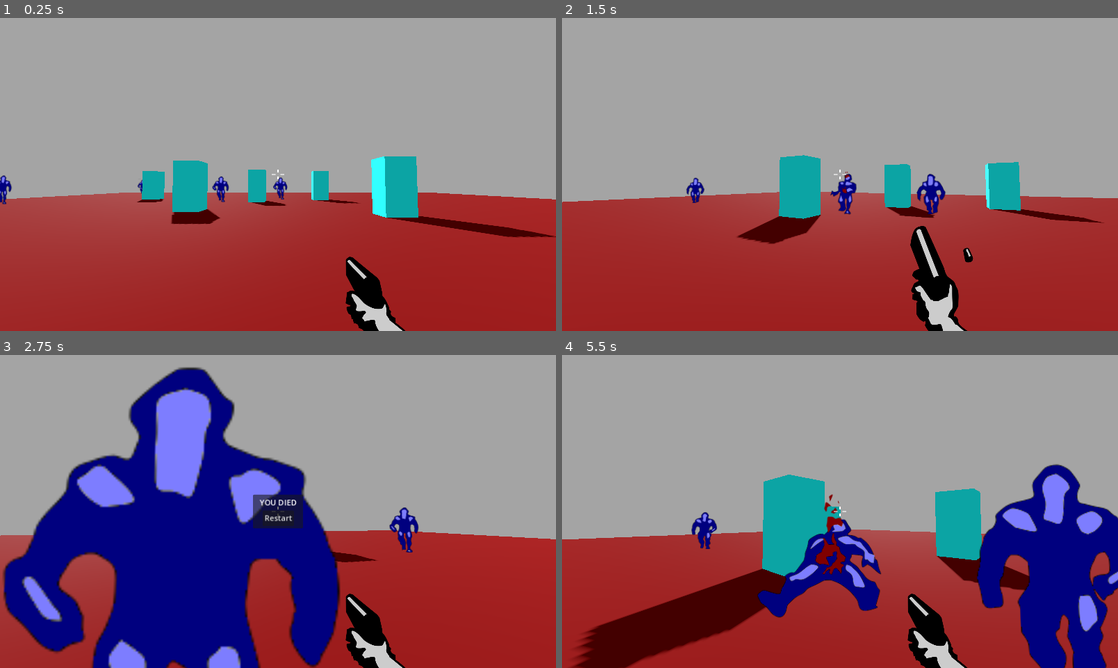
Above: before the commit, frames 1-4 (two rows, left to right).
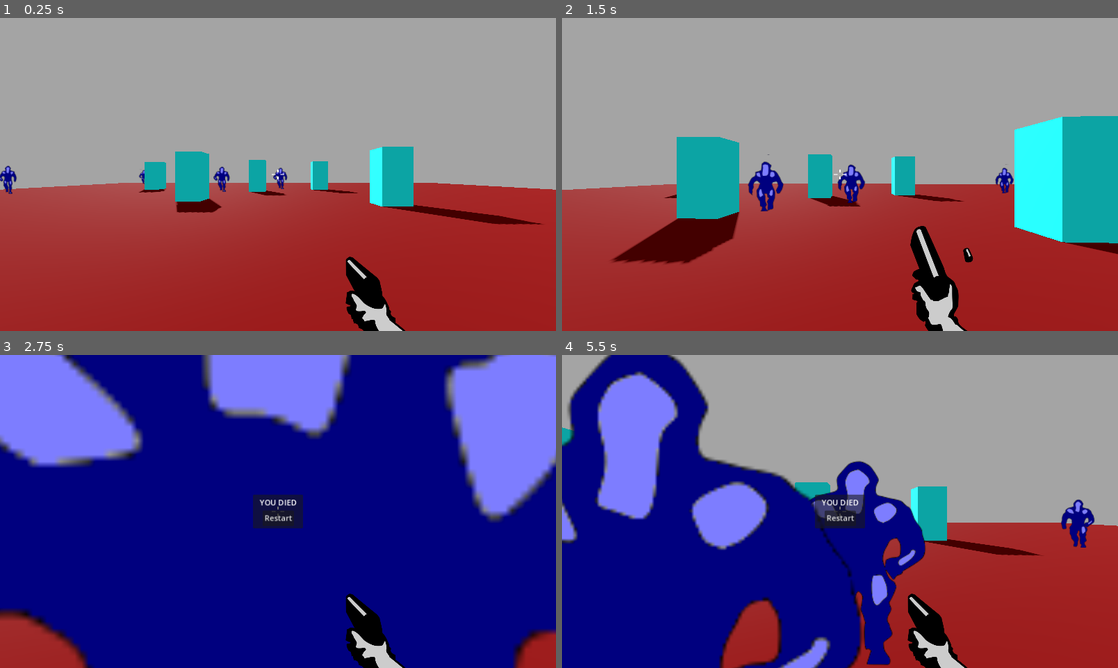
Above: after the commit, the same moments.

Repository: Genussmensch/OTIS
Game: Godot game, scene res://DemoP1.tscn
Same seed, same stepped clock (60 frames per second), same inputs: the game is played once before the commit and once after it.
Inputs (mouse positions are in pixels of both pictures, inside the frame that each line leads up to):
- Up to frame 1 (0.25 s): no input
- Up to frame 2 (1.5 s): move the mouse to (867, 174) at 0.52 s; hold W (move_forwards) from 0.53 s (still down); click (867, 174) at 0.6 s; move the mouse to (812, 174) at 1.27 s; click (812, 174) at 1.35 s
- Up to frame 3 (2.75 s): keep holding W (move_forwards); move the mouse to (289, 505) at 2.02 s; click (289, 505) at 2.1 s
- Up to frame 4 (5.5 s): release W (move_forwards) at 2.75 s; click "Restart" at 2.75 s; move the mouse to (834, 517) at 3.52 s; hold W (move_forwards) from 3.53 s (still down); click (834, 517) at 3.6 s; move the mouse to (878, 514) at 4.27 s; click (878, 514) at 4.35 s; move the mouse to (795, 508) at 5.02 s; click (795, 508) at 5.1 s

The runs differ from the first frame. In frame 1, 6.3% of the frame differs, in the area x 0-100%, y 41-71%; in frame 2, 19%; in frame 3, 71%, in the area x 0-100%, y 0-100%; in frame 4, 56%.

Commit message:
Git
player fixed

Diff:
--- a/Demo.tscn
+++ b/Demo.tscn
@@ -8,7 +8,7 @@
 
 [node name="GridMap" type="GridMap" parent="."]
 mesh_library = ExtResource("1_yqcqa")
+cell_center_y = false
 script = ExtResource("2_606fl")
 
-[node name="Player" parent="GridMap" instance=ExtResource("1_407f6")]
-transform = Transform3D(1, 0, 0, 0, 1, 0, 0, 0, 1, 1, 0.8, 3)
+[node name="Player" parent="." instance=ExtResource("1_407f6")]
--- a/DemoP2.tscn
+++ b/DemoP2.tscn
@@ -28,4 +28,4 @@
 stream = ExtResource("4_7jn62")
 
 [node name="Player" parent="." instance=ExtResource("5_xjkwq")]
-transform = Transform3D(-4.37114e-08, 0, 1, 0, 1, 0, -1, 0, -4.37114e-08, 0, 0, -1.5)
+transform = Transform3D(1, 0, 0, 0, 1, 0, 0, 0, 1, 0, 0, -1.57278)
--- a/GridMap.gd
+++ b/GridMap.gd
@@ -15,7 +15,12 @@
 	place_tile(1, -1, 1)
 	place_tile(0, -1, 1)
 	place_tile(-1, -1, 1)
-
+	place_tile(1, 2, 0)
+	place_tile(0, 2, 0)
+	place_tile(-1, 2, 0)
+	place_tile(1, -2, 0)
+	place_tile(0, -2, 0)
+	place_tile(-1, -2, 0)
 func place_tile(x, z, tile_index):
 	var tile_coordinates = Vector3(x, 0, z)  # Assuming a 2D grid, so Z-coordinate is 0
 	set_cell_item(tile_coordinates, tile_index)
--- a/player.gd
+++ b/player.gd
@@ -3,7 +3,7 @@
 @onready var animated_sprite_2d = $Head/CanvasLayer/GunBase/AnimatedSprite2D
 @onready var ray_cast_3d = $Head/RayCast3D
 @onready var shoot_sound = $Head/ShootSound
-
+var mouse_sensitivity = float(0.1)
 
 const SPEED = 5.0
 const MOUSE_SENS = 0.5
@@ -20,7 +20,7 @@
 	if dead:
 		return
 	if event is InputEventMouseMotion:
-		rotation_degrees.y -= event.relative.x * MOUSE_SENS
+		rotation_degrees.y -= event.relative.x * mouse_sensitivity * MOUSE_SENS
 		#rotation_degrees.x -= event.relative.y * MOUSE_SENS
 func _process(delta):
 	if Input.is_action_just_pressed("exit"):
@@ -33,7 +33,7 @@
 	if Input.is_action_just_pressed("shoot"):
 		shoot()
 
-func _physics_process(delta):
+func _physics_process(_delta):
 	if dead:
 		return
 	var input_dir = Input.get_vector("move_left", "move_right", "move_forwards", "move_backwards")
@@ -58,6 +58,7 @@
 	animated_sprite_2d.play("shoot")
 	shoot_sound.play()
 	if ray_cast_3d.is_colliding() and ray_cast_3d.get_collider().has_method("kill"):
+		print("kill")
 		ray_cast_3d.get_collider().kill()
 
 func shoot_anim_done():
--- a/player.tscn
+++ b/player.tscn
@@ -1,12 +1,9 @@
-[gd_scene load_steps=12 format=3 uid="uid://d3thxbld6axya"]
+[gd_scene load_steps=14 format=3 uid="uid://d3thxbld6axya"]
 
 [ext_resource type="Script" path="res://player.gd" id="1_ltc0k"]
 [ext_resource type="Texture2D" uid="uid://ducwu1mhnqckn" path="res://ASSETS/SIGHTS/gun_sprites.png" id="1_wsjox"]
 [ext_resource type="Texture2D" uid="uid://471eqetbkk04" path="res://ASSETS/SIGHTS/crosshair.png" id="2_4hthw"]
 [ext_resource type="AudioStream" uid="uid://vuvlv83e76sq" path="res://ASSETS/SOUNDS/PEW.wav" id="3_r448r"]
-
-[sub_resource type="CapsuleShape3D" id="CapsuleShape3D_7xmbu"]
-height = 1.8
 
 [sub_resource type="AtlasTexture" id="AtlasTexture_jcqdb"]
 atlas = ExtResource("1_wsjox")
@@ -56,26 +53,29 @@
 "speed": 10.0
 }]
 
+[sub_resource type="StandardMaterial3D" id="StandardMaterial3D_clmct"]
+albedo_color = Color(0.890196, 0.501961, 0.541176, 1)
+
+[sub_resource type="CapsuleMesh" id="CapsuleMesh_msug4"]
+
+[sub_resource type="CapsuleShape3D" id="CapsuleShape3D_7xmbu"]
+height = 1.8
+
 [node name="Player" type="CharacterBody3D" groups=["player"]]
 collision_layer = 2
 collision_mask = 3
 script = ExtResource("1_ltc0k")
 
-[node name="Body" type="CollisionShape3D" parent="."]
-transform = Transform3D(0.8, 0, 0, 0, 0.8, 0, 0, 0, 0.8, 0, 1.18985, 0)
-shape = SubResource("CapsuleShape3D_7xmbu")
+[node name="Head" type="Node3D" parent="."]
+transform = Transform3D(1, 0, 0, 0, 1, 0, 0, 0, 1, 0, 1.5, 0)
 
-[node name="Head" type="Node3D" parent="."]
+[node name="Camera3D" type="Camera3D" parent="Head"]
+transform = Transform3D(1, 0, 0, 0, 1, 0, 0, 0, 1, 0, 0, 0.265)
 
 [node name="RayCast3D" type="RayCast3D" parent="Head"]
 transform = Transform3D(1, 0, 0, 0, 1, 0, 0, 0, 1, 0, 1.5, 0)
 target_position = Vector3(0, 0, -1000)
 collision_mask = 3
-
-[node name="Camera3D" type="Camera3D" parent="Head"]
-transform = Transform3D(1, 0, 0, 0, 0.998853, -0.0478735, 0, 0.0478735, 0.998853, 0, 1.5, 0)
-rotation_edit_mode = 2
-near = 0.001
 
 [node name="CanvasLayer" type="CanvasLayer" parent="Head"]
 
@@ -163,3 +163,12 @@
 stream = ExtResource("3_r448r")
 volume_db = -9.349
 bus = &"Sfx"
+
+[node name="MeshInstance3D" type="MeshInstance3D" parent="."]
+transform = Transform3D(1, 0, 0, 0, 1, 0, 0, 0, 1, 0, 1, 0)
+material_override = SubResource("StandardMaterial3D_clmct")
+mesh = SubResource("CapsuleMesh_msug4")
+
+[node name="Body" type="CollisionShape3D" parent="."]
+transform = Transform3D(1, 0, 0, 0, 1, 0, 0, 0, 1, 0, 1, 0)
+shape = SubResource("CapsuleShape3D_7xmbu")
--- a/project.godot
+++ b/project.godot
@@ -10,7 +10,7 @@
 
 [application]
 
-config/name="OTIS"
+config/name="OTIS old"
 run/main_scene="res://DemoP1.tscn"
 config/features=PackedStringArray("4.2", "Forward Plus")
 config/icon="res://icon.svg"
Not shown: 4 places in ASSETS/BLENDER/DemoTiles.tres that only renumber resources
Not shown, changed: ASSETS/BLENDER/Level1Tiles.tres
